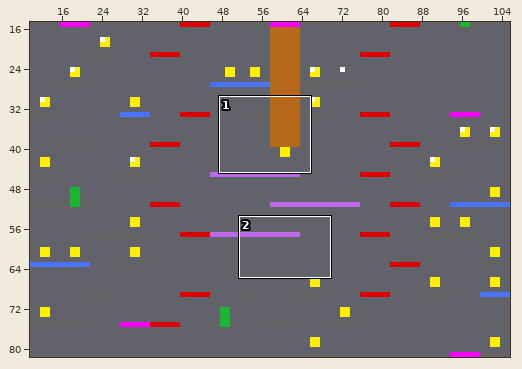
Tiled map -- src/layer-map.tmx. Above: a wide view before the commit, with the close-up outlined.
Close-up. First the earlier version:
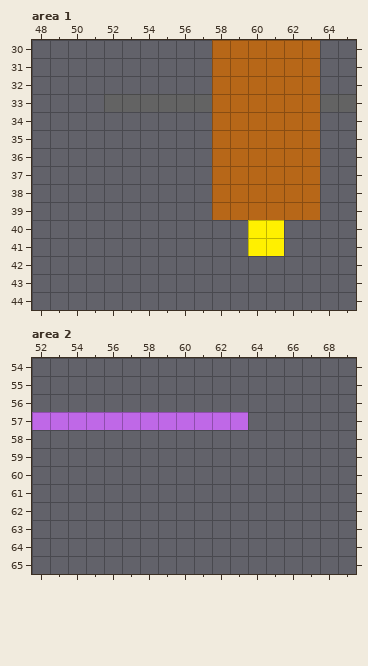
Cells are 20x20 px. Shown: area 1 x 48..65, y 30..44; area 2 x 52..69, y 54..65. The commit also changed other parts of the map, which this record leaves out.
The same view after the edit:
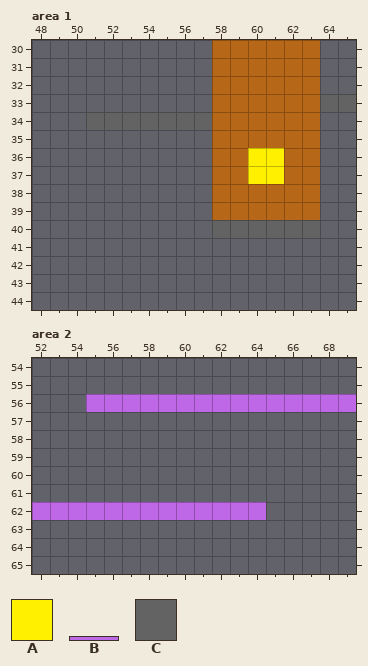
Key: from "coin": A 0; from "conveyor": B 0; from "platform": C 0.
_ is an empty cell.
Objects are placed by their top-left corner, in cells (3,4 is the top-left corner of cell 3,4); size is 1x1 cell unless given.
The edit:
Changed rows in their new state; . is an unchanged cell.
Layer "platforms", area 1:
first column x 60:
40 CC
Layer "coins", area 1:
changed: A at 60,40 size 2x2 -> A at 60,36 size 2x2
Layer "conveyors", area 2:
changed: outside this view -> B at 55,56 size 18x1
changed: B at 46,57 size 18x1 -> B at 47,62 size 18x1
